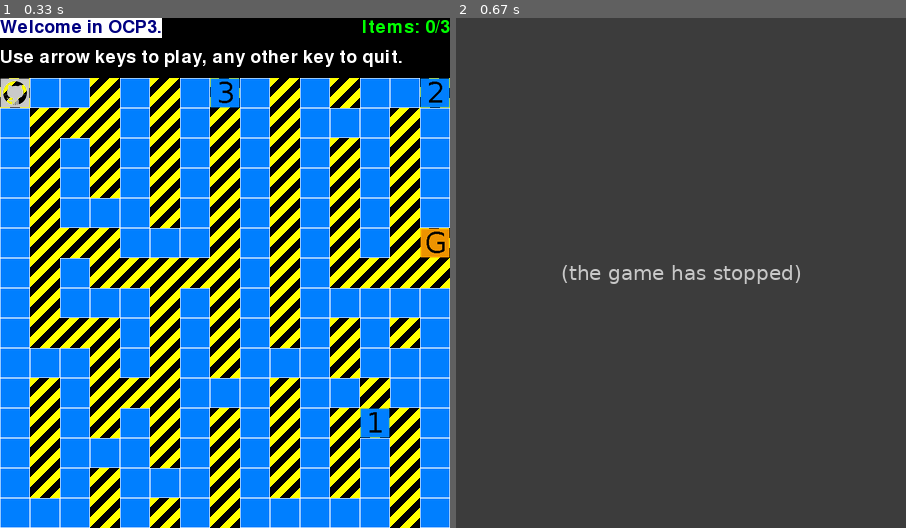
Above: before the commit, frames 1-2 (left to right).
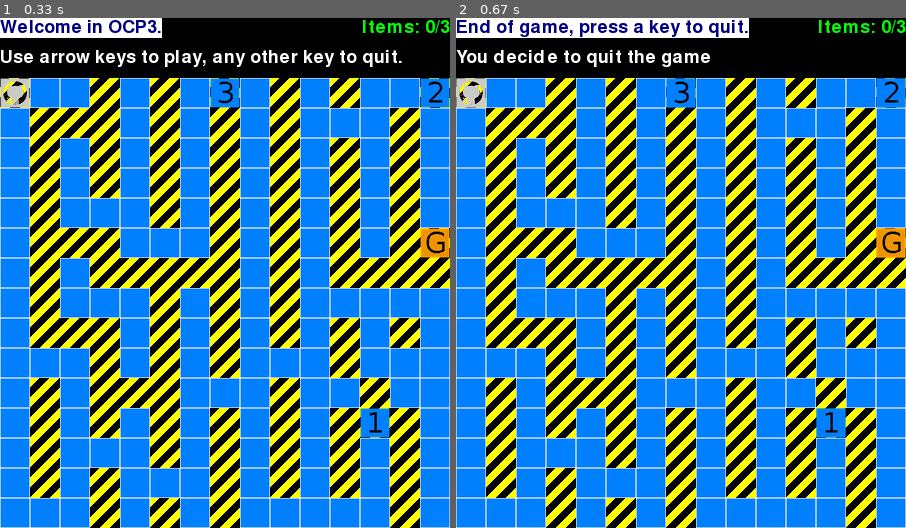
Above: after the commit, the same moments.

Repository: freezed/ocp3
Game: pygame game, started from main.py
Same seed, same stepped clock (60 frames per second), same inputs: the game is played once before the commit and once after it.
Inputs:
- Up to frame 1 (0.33 s): no input
- Up to frame 2 (0.67 s): tap Enter at 0.33 s

Frame 1 is identical in both runs. In frame 2, 100% of the frame differs, in the area x 0-100%, y 0-100%.
Before the commit the program exited at 0.33 s; later frames show no game.

Commit message:
Adds last loop [deliverable]
… to keep end/quit messages readable

Diff:
--- a/conf.py
+++ b/conf.py
@@ -46,6 +46,8 @@
     'status': "Use arrow keys to play, any other key to quit.",
     'items': "Items: {}/{}",
 }
+MSG_END = "End of game, press a key to quit."
+MSG_QUIT = "You decide to quit the game"
 
 # Files
 BACKGROUND_IMG = 'img/zebra-800.png'
--- a/main.py
+++ b/main.py
@@ -15,7 +15,7 @@
     K_UP, K_DOWN, K_RIGHT, K_LEFT, KEYDOWN, QUIT, RESIZABLE
 )
 from map import Map
-from conf import BACKGROUND_IMG, CAPTION, MAP_FILE, HEADER_HEIGHT, maze_draw, set_header, WIN_DIM
+from conf import BACKGROUND_IMG, CAPTION, MAP_FILE, HEADER_HEIGHT, maze_draw, MSG_END, MSG_QUIT, set_header, WIN_DIM
 
 # Constant calculation
 GAME_KEYS = [K_UP, K_DOWN, K_RIGHT, K_LEFT]
@@ -36,18 +36,30 @@
 
 pygame.time.Clock().tick(25)
 # Game loop
+last_wait = True
 while MAP_GAME.status:
     for event in pygame.event.get():
         if event.type == QUIT:
             MAP_GAME.status = False
+            last_wait = False
 
         if event.type == KEYDOWN:
             if event.key in GAME_KEYS:
                 MAP_GAME.move_to(event.key)
 
             else:
+                MAP_GAME.status_message['status'] = MSG_QUIT
                 MAP_GAME.status = False
 
             set_header(WINDOW, MAP_GAME.status_message)
             # Draw maze
             maze_draw(WINDOW, MAP_GAME.map_print().replace('\n', ''))
+
+MAP_GAME.status_message['title'] = MSG_END
+set_header(WINDOW, MAP_GAME.status_message)
+pygame.display.flip()
+
+while last_wait:
+    for event in pygame.event.get():
+        if event.type == KEYDOWN:
+            last_wait = False
